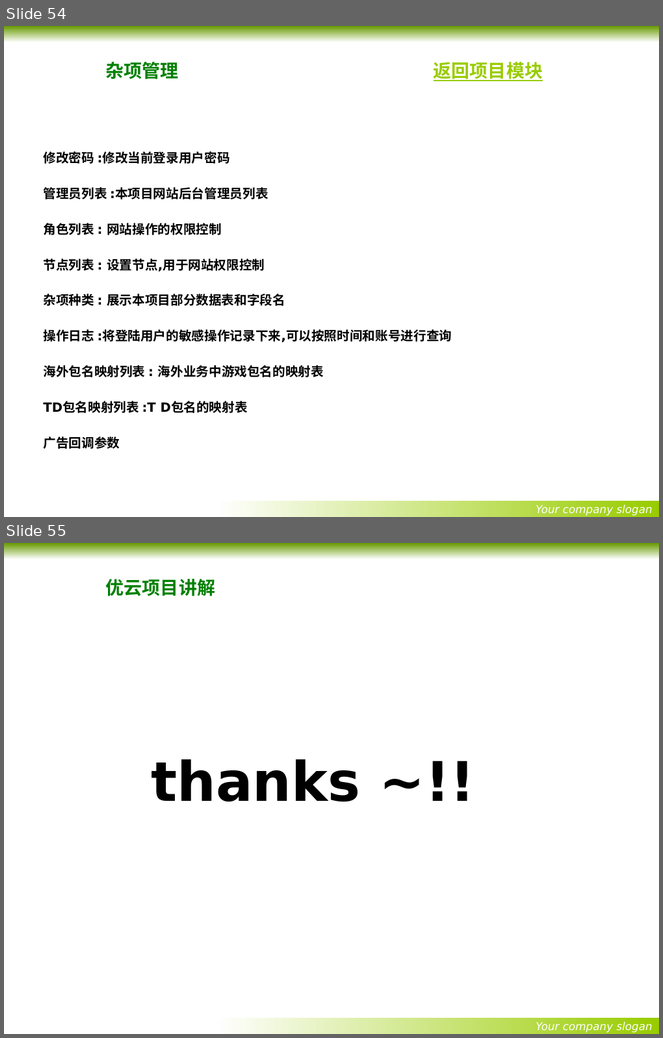
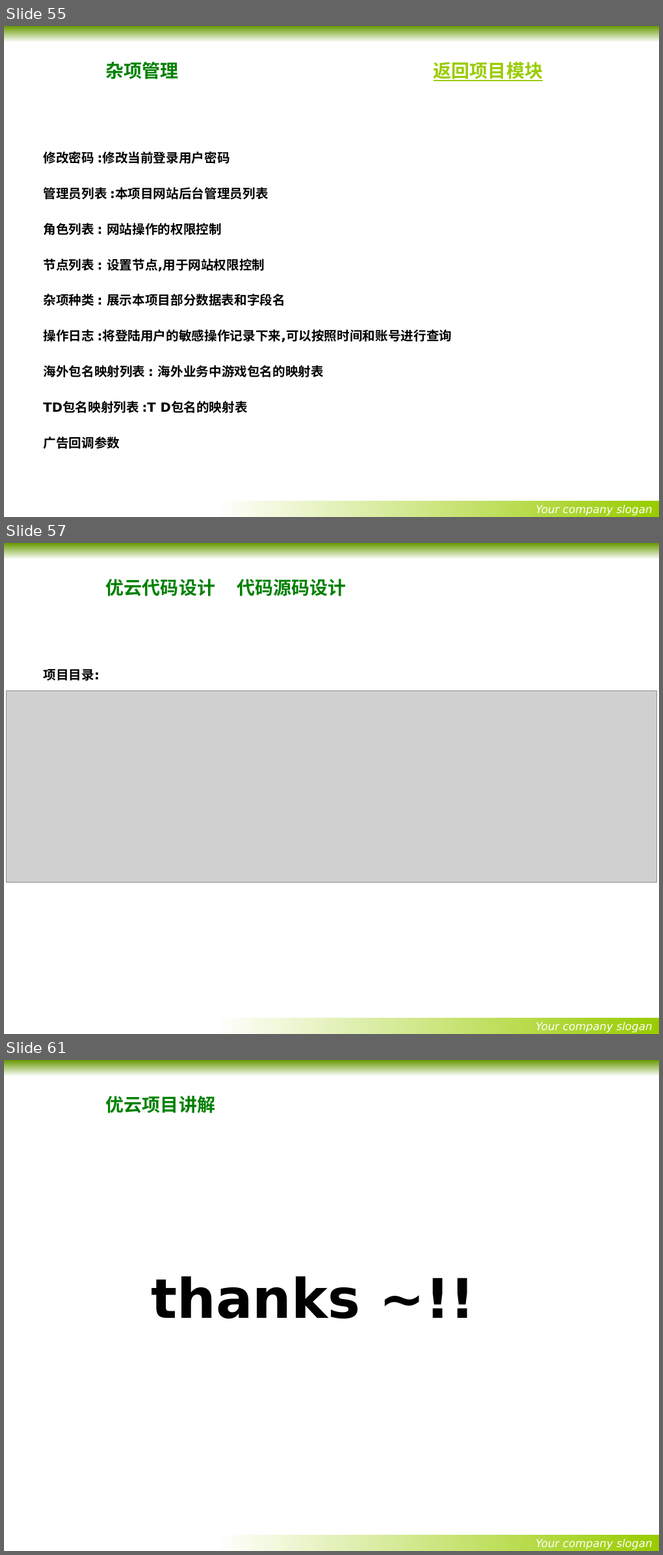
Before and after one commit to wangxiqunlucky/x-mind, a slide deck: youyun/优云项目讲解内容-最终正式版.pptx. Shown one above the other, each under a label of ours: slides 54 and 55 before the commit, slides 55, 57 and 61 after it; the slides between them are not shown. The pictures are 663x1038 and 663x1555 pixels, drawn with LibreOffice and Linux fonts; fonts in the diff are those of the drawing; grey boxes stand for pictures; background and template pictures are left out. Boxes give left, top, right and bottom in pixels: in the first picture for what was removed or moved away, otherwise in the second. Text is boxed around its words. In the diff, an @@ line names an element or a change of style, - is before the commit and + after.

```diff
--- a/youyun/优云项目讲解内容-最终正式版.pptx
+++ b/youyun/优云项目讲解内容-最终正式版.pptx
@@ slide 57 added at [4,543,659,1034], background picture (left out); not listed: 2 template elements that a slide beside it also shows @@
@@ title added at [106,579,346,596], 20 pt, text #008000, bold @@
+优云代码设计 代码源码设计
@@ text added at [43,669,99,681], 14 pt, text #000000, bold @@
+项目目录:
@@ picture added at [7,691,657,882] @@
@@ what was slide 54 is now slide 55 @@
@@ what was slide 55 is now slide 61 @@
```
Also in this commit, not shown: 7 slides changed, 5 other slides added, 5 other files.
